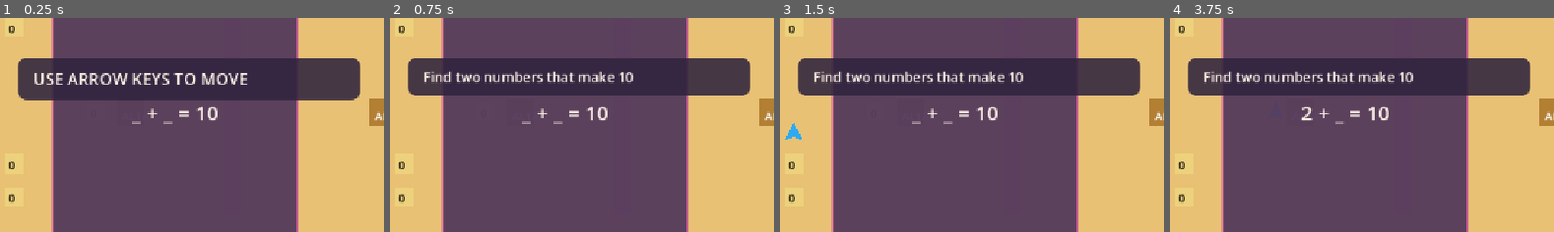
Above: before the commit, frames 1-4 (left to right).
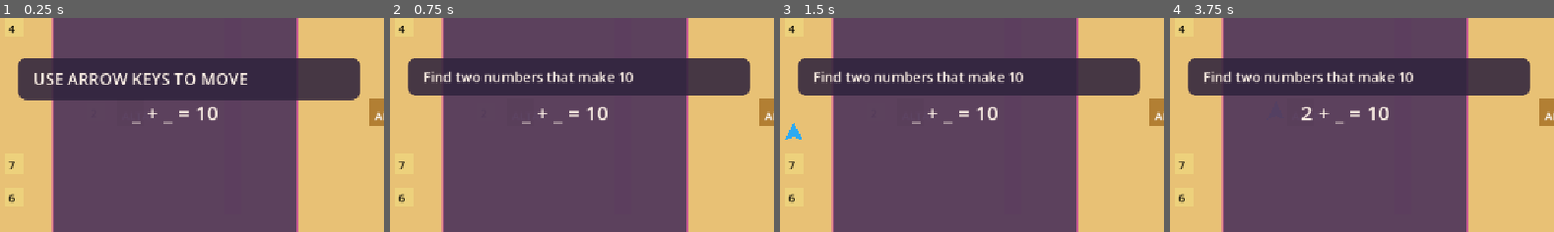
Above: after the commit, the same moments.

Repository: rinata-abdurakhimova/game-divers-slayy
Game: Godot game, scene res://scenes/main/Main.tscn
The game is run twice, just before and just after one commit, with the same random seed, the same clock (stepped at 60 frames per second) and the same inputs.
Inputs:
- Up to frame 1 (0.25 s): no input
- Up to frame 2 (0.75 s): tap Enter at 0.5 s; hold Right (move_right) from 0.53 s (still down); hold Space (action) from 0.53 s (still down)
- Up to frame 3 (1.5 s): release Right (move_right) at 1.28 s; release Space (action) at 1.28 s; hold Down (move_down) from 1.28 s (still down); tap Space (action) at 1.35 s
- Up to frame 4 (3.75 s): release Down (move_down) at 2.03 s; hold Right (move_right) 2.03-2.78 s; hold Space (action) 2.03-2.78 s; tap R (restart) at 2.75, 3.5 s; hold Up (move_up) 2.78-3.53 s; tap Space (action) at 2.85 s; hold Left (move_left) from 3.53 s (still down); hold Space (action) from 3.53 s (still down)
The pictures show only the part of the screen within x 25-75%, y 28-78%; the shares and areas given below are measured in that part.

The runs differ from the first frame. In frame 1, 0.1% of the frame differs, in the area x 2-4%, y 3-86%; in frame 2, 0.1%; in frame 3, 0.1%; in frame 4, 0.1%.

Commit message:
feat: enhance Operand functionality and update GameState submission logic

Diff:
--- a/scripts/actors/numbers/Operand.gd
+++ b/scripts/actors/numbers/Operand.gd
@@ -7,7 +7,14 @@
 
 
 func _ready() -> void:
+	_update_label()
 	body_entered.connect(_on_body_entered)
+
+
+func _update_label() -> void:
+	var label: Label = get_node_or_null(^"Label") as Label
+	if label != null:
+		label.text = str(value)
 
 
 func _on_body_entered(body: Node) -> void:
--- a/scripts/autoload/GameState.gd
+++ b/scripts/autoload/GameState.gd
@@ -50,12 +50,13 @@
 		return false
 	if operands.size() != GameRules.MAX_OPERAND_SLOTS:
 		GameEvents.equation_submitted.emit(false)
+		clear_operands()
 		return false
 
 	var correct: bool = EquationService.is_valid_submission(operands, operation, target)
-	GameEvents.equation_submitted.emit(correct)
 
 	if not correct:
+		GameEvents.equation_submitted.emit(false)
 		clear_operands()
 		return false
 
@@ -63,6 +64,7 @@
 	GameEvents.shield_changed.emit(shield_segments)
 	operands.clear()
 	_emit_equation_changed()
+	GameEvents.equation_submitted.emit(true)
 
 	if phase == GameRules.Phase.WATER:
 		complete_level()
--- a/scripts/world/Level01Controller.gd
+++ b/scripts/world/Level01Controller.gd
@@ -43,9 +43,6 @@
 	match current_phase:
 		GameRules.Phase.LAND:
 			_start_tide_transition()
-		GameRules.Phase.WATER:
-			if gs.has_method(&"complete_level"):
-				gs.complete_level()
 
 
 func _on_operands_cleared() -> void:
--- a/tests/gameplay/test_game_state.gd
+++ b/tests/gameplay/test_game_state.gd
@@ -10,6 +10,10 @@
 	assert(game_state.get("shield_segments") == 2)
 	assert((game_state.get("operands") as Array).is_empty())
 	assert(game_state.get("input_enabled"))
+
+	assert(game_state.call(&"try_collect_operand", 4))
+	assert(not game_state.call(&"submit_equation"))
+	assert((game_state.get("operands") as Array).is_empty())
 
 	assert(game_state.call(&"try_collect_operand", 4))
 	assert(game_state.call(&"try_collect_operand", 6))
--- a/tests/integration/test_level_01_flow.gd
+++ b/tests/integration/test_level_01_flow.gd
@@ -22,13 +22,9 @@
 
 	var overlay: Control = current_scene.get_node(^"UI/RuleChangeOverlay") as Control
 	assert(overlay != null and overlay.visible)
-	var skip_event := InputEventAction.new()
-	skip_event.action = &"action"
-	skip_event.pressed = true
-	overlay.call(&"_unhandled_input", skip_event)
-	assert(not overlay.visible)
 
 	await create_timer(GameRules.TIDE_TRANSITION_SECONDS + 0.1).timeout
+	assert(not overlay.visible)
 	assert(game_state.get("phase") == GameRules.Phase.WATER)
 
 	assert(game_state.call(&"try_collect_operand", 14))
Not shown, added: tests/integration/test_level_01_flow.gd.uid
